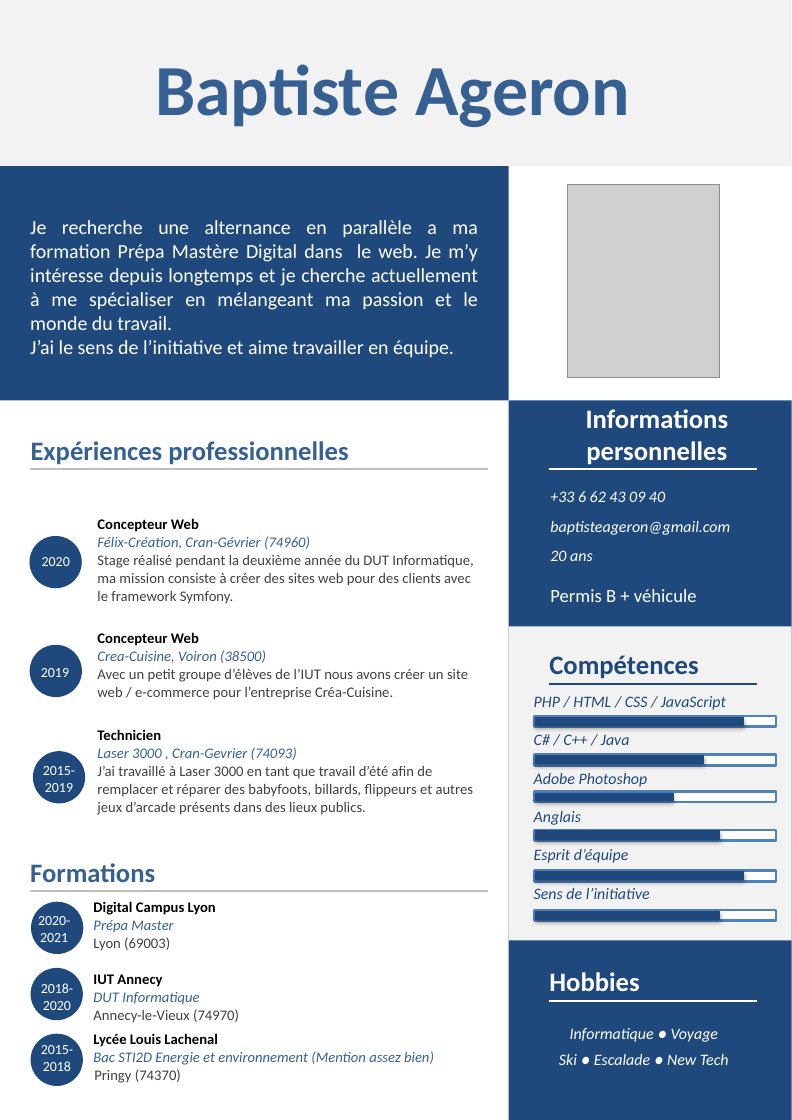
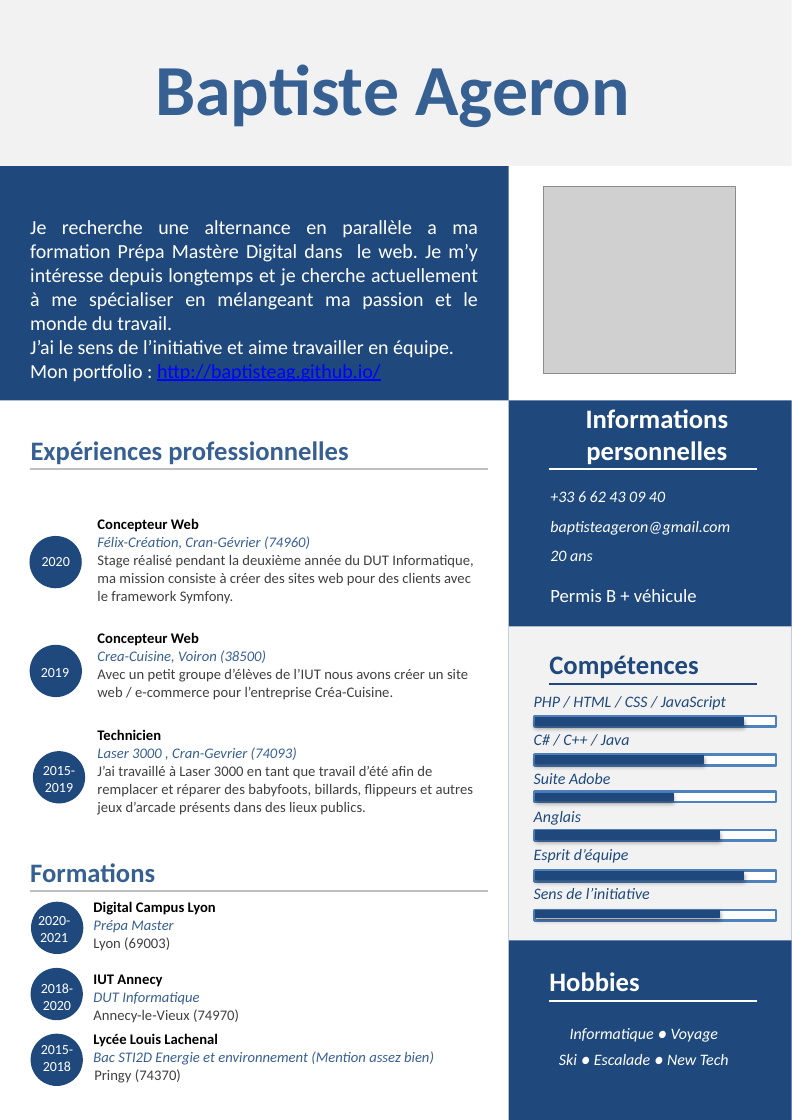
Before and after one commit to garcia-alexandre-pro/BaptisteAg.github.io, a slide deck: slide 1 of cv.pptx. Drawn at 792x1120 pixels with LibreOffice and Linux fonts; fonts in the diff are those of the drawing; grey boxes stand for pictures. Boxes give left, top, right and bottom in pixels: in the first picture for what was removed or moved away, otherwise in the second. Text is boxed around its words. In the diff, an @@ line names an element or a change of style, - is before the commit and + after.

```diff
--- a/cv.pptx
+++ b/cv.pptx
@@ picture: place and size @@
-picture at (568, 185, 720, 377)
+picture at (543, 186, 735, 373)
@@ text at (30, 364, 381, 382): paragraph added @@
+Mon portfolio : http://baptisteag.github.io/
@@ text at (534, 773, 610, 784): text changed @@
-Adobe Photoshop
+Suite Adobe
```
